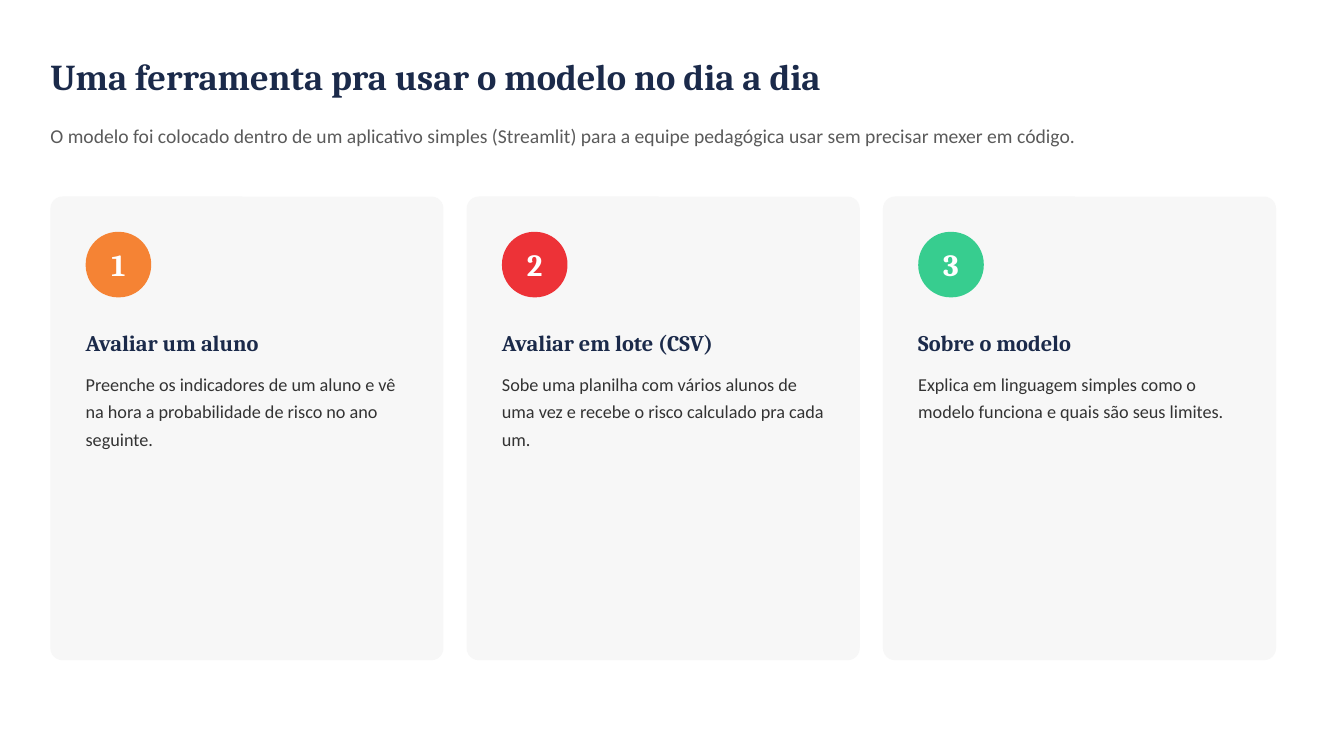
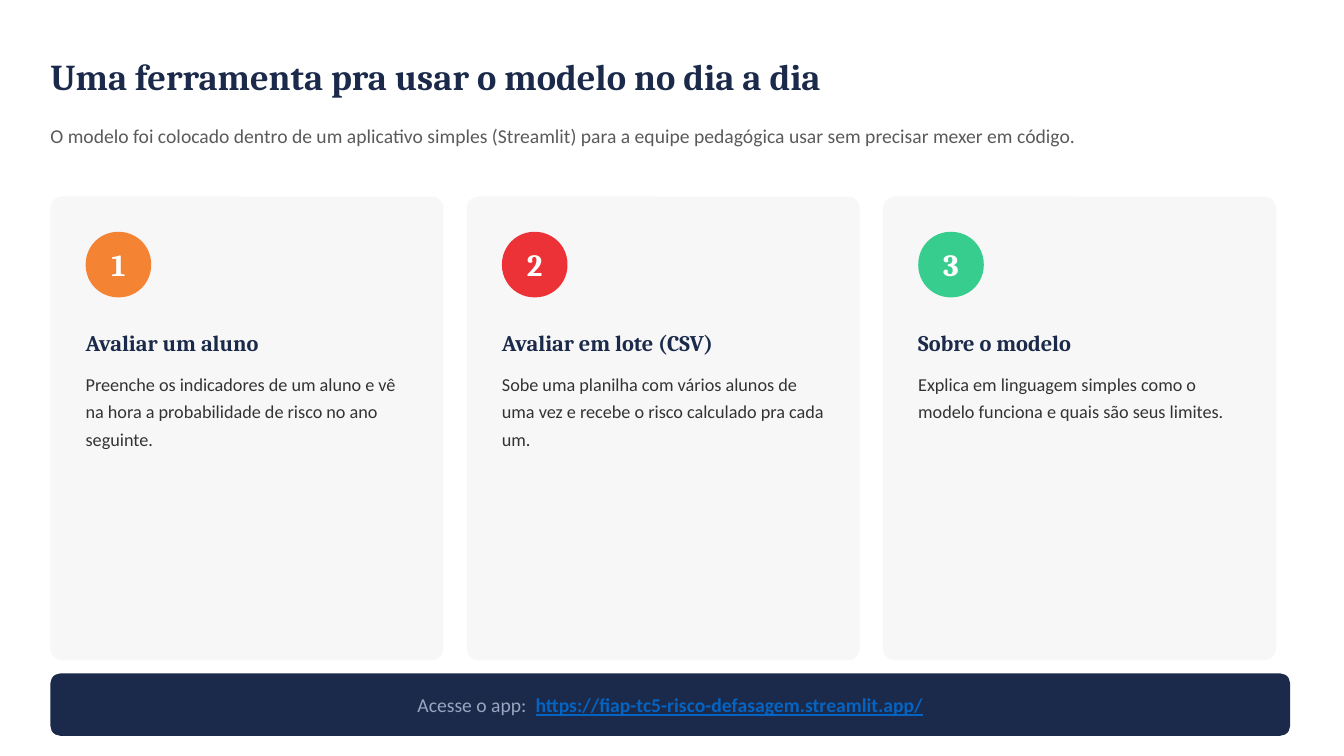
Before and after one commit to latcj/fiap-data-analytics-tc5-datathon, a slide deck: slide 17 of presentation/Passos_Magicos_Datathon.pptx (slide 16 before the commit). Drawn at 1344x756 pixels with LibreOffice and Linux fonts; fonts in the diff are those of the drawing. Boxes give left, top, right and bottom in pixels: in the first picture for what was removed or moved away, otherwise in the second. Text is boxed around its words. In the diff, an @@ line names an element or a change of style, - is before the commit and + after.

```diff
--- a/presentation/Passos_Magicos_Datathon.pptx
+++ b/presentation/Passos_Magicos_Datathon.pptx
@@ rounded rectangle added at box(50, 674, 1291, 736), fill #1B2A4A @@
@@ text added at box(417, 698, 923, 716), 14 pt, text #0563C1, bold, underline @@
+Acesse o app: https://fiap-tc5-risco-defasagem.streamlit.app/
```
Also in this commit, not shown: 14 other slides changed, 1 other file.
